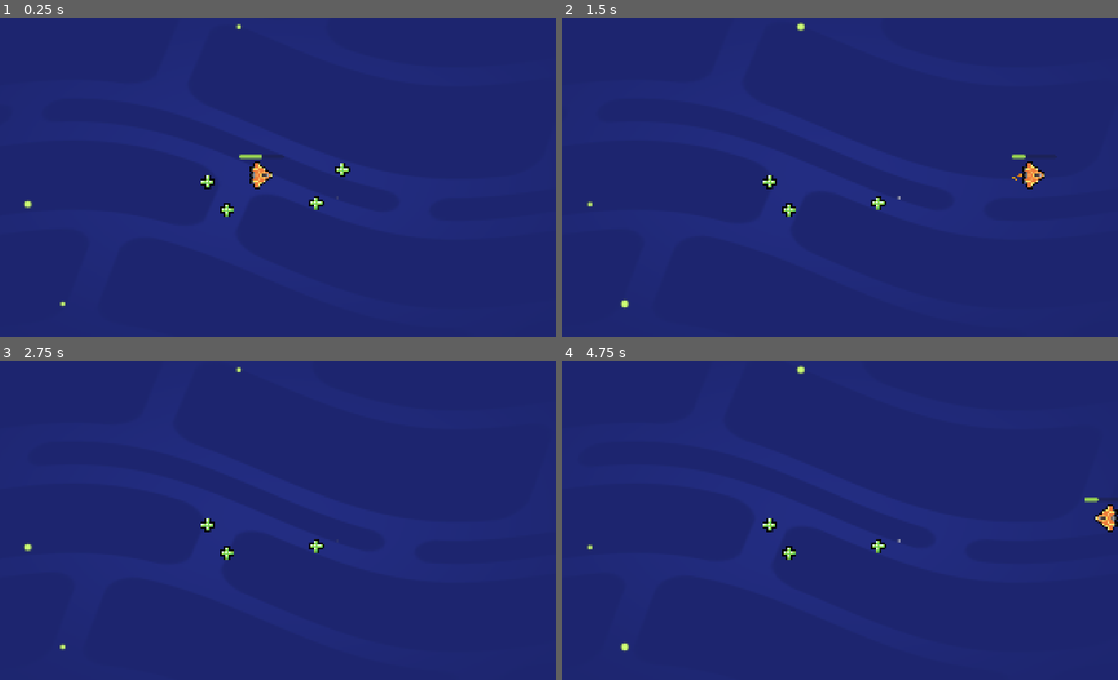
Above: before the commit, frames 1-4 (two rows, left to right).
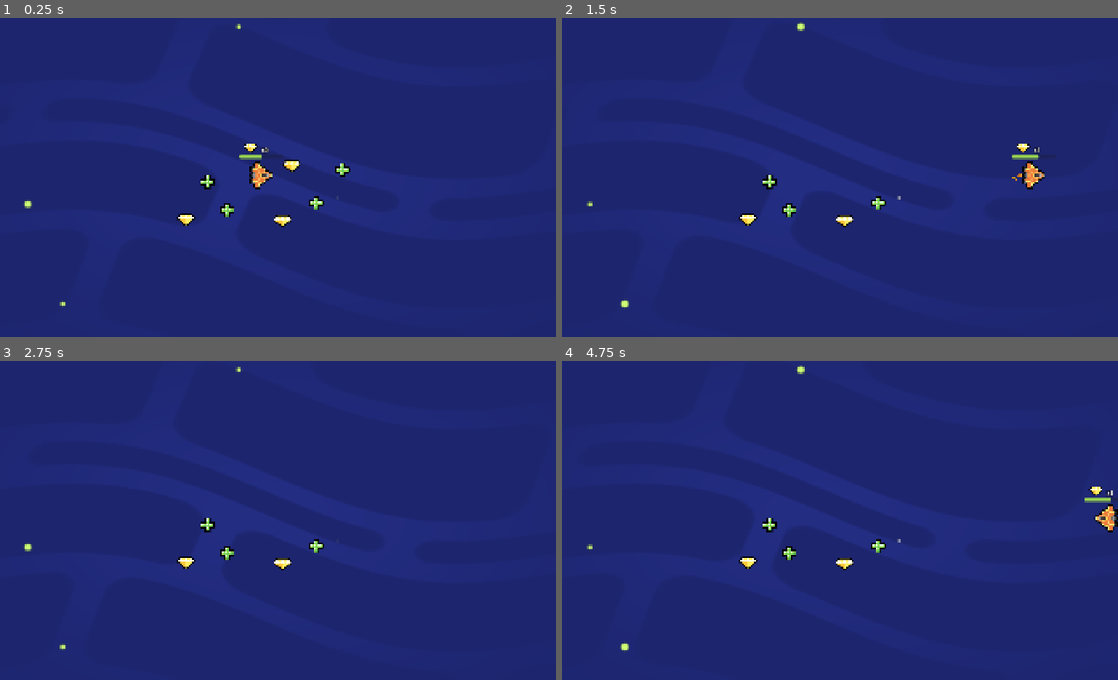
Above: after the commit, the same moments.

Repository: Ivis2225/MO5-Loot-ALL
Game: Godot game, scene res://lessons/space_level.tscn
Two runs of this game, one before a commit and one after it. Both use one fixed random seed, a clock stepped at 60 frames per second and the inputs below.
Inputs (mouse positions are in pixels of both pictures, inside the frame that each line leads up to):
- Up to frame 1 (0.25 s): no input
- Up to frame 2 (1.5 s): tap Enter at 0.5 s; move the mouse to (956, 158) at 0.52 s; hold D (move_right) 0.53-1.25 s; tap Z at 0.6 s; click (956, 158) at 0.67 s; tap Space at 0.77 s; drag from (712, 190) to (973, 174) at 1.27 s
- Up to frame 3 (2.75 s): move the mouse to (322, 443) at 2.02 s; hold D (move_right) from 2.03 s (still down); tap Z at 2.1 s
- Up to frame 4 (4.75 s): release D (move_right) at 2.75 s; tap Space at 2.75, 3.77, 4.25 s; drag from (795, 581) to (650, 466) at 2.77 s; tap Enter at 3.5 s; move the mouse to (1001, 565) at 3.52 s; hold A (move_left) 3.53-4.25 s; tap Z at 3.6 s; drag from (650, 466) to (767, 523) at 4.27 s

The runs differ from the first frame. In frame 1, 0.3% of the frame differs, in the area x 31-54%, y 39-66%; in frame 2, 0.3%; in frame 3, 0.2%; in frame 4, 0.3%.
Error after the commit: Invalid access to property or key 'list' on a base object of type 'null instance'. (res://addons/gdpractice/db/db.gd:37)

Commit message:
m05-leasaon 6
m05-leasaon 6 completed

Diff:
--- /dev/null
+++ b/lessons/gem.tscn
@@ -0,0 +1,16 @@
+[gd_scene load_steps=4 format=3 uid="uid://4clsvdvuyocx"]
+
+[ext_resource type="Script" uid="uid://24ln0ahcx7f8" path="res://lessons/item.gd" id="1_ulrl0"]
+[ext_resource type="Texture2D" uid="uid://d0bh8am2qd005" path="res://assets/gem_icon.png" id="2_ulrl0"]
+
+[sub_resource type="CircleShape2D" id="CircleShape2D_p4vi3"]
+radius = 27.66
+
+[node name="Gem" type="Area2D" groups=["gem"]]
+script = ExtResource("1_ulrl0")
+
+[node name="Sprite2D" type="Sprite2D" parent="."]
+texture = ExtResource("2_ulrl0")
+
+[node name="CollisionShape2D" type="CollisionShape2D" parent="."]
+shape = SubResource("CircleShape2D_p4vi3")
--- a/lessons/health_pack.tscn
+++ b/lessons/health_pack.tscn
@@ -1,12 +1,12 @@
 [gd_scene load_steps=4 format=3 uid="uid://o1ca06m0k4bk"]
 
-[ext_resource type="Script" uid="uid://24ln0ahcx7f8" path="res://lessons/health_pack.gd" id="1_ht84s"]
+[ext_resource type="Script" uid="uid://24ln0ahcx7f8" path="res://lessons/item.gd" id="1_ht84s"]
 [ext_resource type="Texture2D" uid="uid://dknpi2mq4dhpa" path="res://assets/health_icon.svg" id="2_fh62r"]
 
 [sub_resource type="CircleShape2D" id="CircleShape2D_p4vi3"]
 radius = 27.66
 
-[node name="HealthPack" type="Area2D"]
+[node name="HeakthPack" type="Area2D" groups=["healing_item"]]
 script = ExtResource("1_ht84s")
 
 [node name="Sprite2D" type="Sprite2D" parent="."]
--- a/lessons/ship.gd
+++ b/lessons/ship.gd
@@ -1,10 +1,14 @@
 extends Area2D
 
-var health := 10
+var health := 50
 
 func set_health(new_health: int) -> void:
 	health =  new_health
 	get_node("UI/HealthBar").value = health
+var gem_count := 0
+func set_gem_count(new_gem_count: int) -> void:
+	gem_count = new_gem_count
+	get_node("UI/GemCount").text = "x" + str(gem_count)
 
 var max_speed := 1200.0
 var velocity := Vector2(0, 0)
@@ -31,4 +35,7 @@
 	area_entered.connect(_on_area_entered)
 
 func _on_area_entered(area_that_entered: Area2D) -> void:
-	set_health(health + 20)
+	if area_that_entered.is_in_group("gem"):
+		set_gem_count(gem_count + 1)
+	elif area_that_entered.is_in_group("healing_item"):
+		set_health(health + 10)
--- a/lessons/ship.tscn
+++ b/lessons/ship.tscn
@@ -1,7 +1,8 @@
-[gd_scene load_steps=7 format=3 uid="uid://dmv50krf4bo5r"]
+[gd_scene load_steps=9 format=3 uid="uid://dmv50krf4bo5r"]
 
 [ext_resource type="Texture2D" uid="uid://bniyrxn3r2v8h" path="res://assets/ship.png" id="3_pdppw"]
 [ext_resource type="Script" uid="uid://bwkr2t4ku15qq" path="res://lessons/ship.gd" id="4_p1sls"]
+[ext_resource type="Texture2D" uid="uid://d0bh8am2qd005" path="res://assets/gem_icon.png" id="5_h3paj"]
 [ext_resource type="PackedScene" uid="uid://dgf54k70yiiff" path="res://assets/ship_visual_effects/main_thruster/main_thruster.tscn" id="5_q7c3l"]
 [ext_resource type="PackedScene" uid="uid://bklom8bhpxg4h" path="res://assets/ship_visual_effects/side_thruster/side_thruster.tscn" id="6_1updt"]
 
@@ -14,6 +15,11 @@
 corner_radius_top_right = 4
 corner_radius_bottom_right = 4
 corner_radius_bottom_left = 4
+
+[sub_resource type="LabelSettings" id="LabelSettings_h3paj"]
+font_size = 20
+outline_size = 8
+outline_color = Color(0, 0, 0, 1)
 
 [node name="Ship" type="Area2D"]
 script = ExtResource("4_p1sls")
@@ -51,3 +57,17 @@
 theme_override_styles/fill = SubResource("StyleBoxFlat_5xifn")
 value = 50.0
 show_percentage = false
+
+[node name="Sprite2D" type="Sprite2D" parent="UI"]
+position = Vector2(-34, -90)
+scale = Vector2(0.75, 0.75)
+texture = ExtResource("5_h3paj")
+
+[node name="GemCount" type="Label" parent="UI"]
+layout_mode = 0
+offset_left = 1.0
+offset_top = -97.0
+offset_right = 41.0
+offset_bottom = -69.0
+text = "x0"
+label_settings = SubResource("LabelSettings_h3paj")
--- a/lessons/space_level.tscn
+++ b/lessons/space_level.tscn
@@ -1,8 +1,9 @@
-[gd_scene load_steps=4 format=3 uid="uid://btkjymc78ap8d"]
+[gd_scene load_steps=5 format=3 uid="uid://btkjymc78ap8d"]
 
 [ext_resource type="PackedScene" uid="uid://dmv50krf4bo5r" path="res://lessons/ship.tscn" id="2_2j1u5"]
 [ext_resource type="PackedScene" uid="uid://bxfevggvxo634" path="res://assets/background/space_background.tscn" id="3_e6xy1"]
 [ext_resource type="PackedScene" uid="uid://o1ca06m0k4bk" path="res://lessons/health_pack.tscn" id="3_etm7e"]
+[ext_resource type="PackedScene" uid="uid://4clsvdvuyocx" path="res://lessons/gem.tscn" id="4_4rc43"]
 
 [node name="Level" type="Node2D"]
 
@@ -22,3 +23,12 @@
 
 [node name="HealthPack4" parent="." instance=ExtResource("3_etm7e")]
 position = Vector2(1215, 528)
+
+[node name="Gem" parent="." instance=ExtResource("4_4rc43")]
+position = Vector2(698, 693)
+
+[node name="Gem2" parent="." instance=ExtResource("4_4rc43")]
+position = Vector2(1047, 516)
+
+[node name="Gem3" parent="." instance=ExtResource("4_4rc43")]
+position = Vector2(1017, 698)
--- a/project.godot
+++ b/project.godot
@@ -18,7 +18,6 @@
 [autoload]
 
 UITestPanel="*res://addons/gdpractice/tester/ui_test_panel.tscn"
-Metadata="*res://addons/gdpractice/practice_solutions/metadata.gd"
 
 [display]
 
Renamed: lessons/health_pack.gd -> lessons/item.gd
Renamed: lessons/health_pack.gd.uid -> lessons/item.gd.uid
